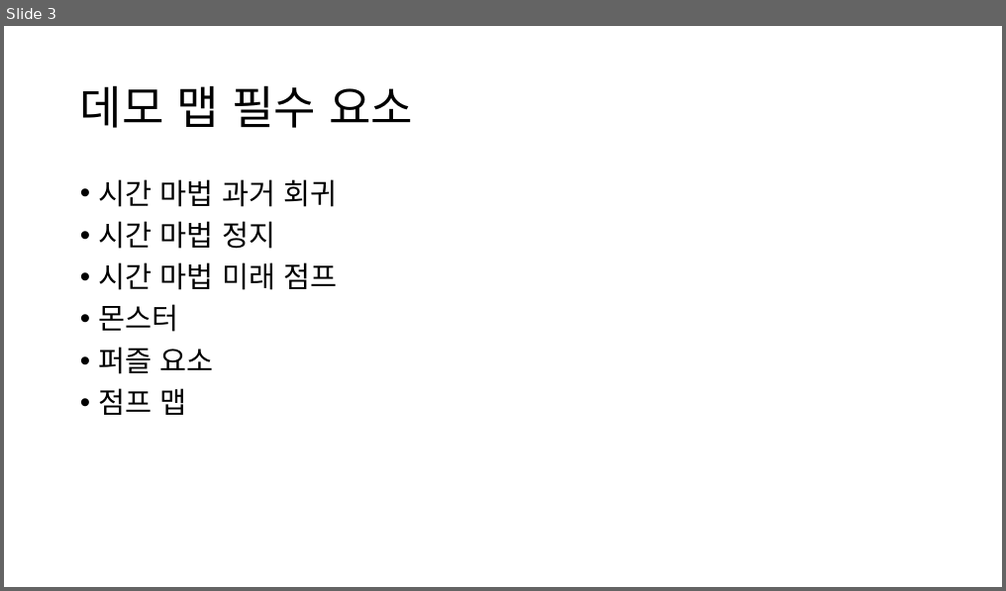
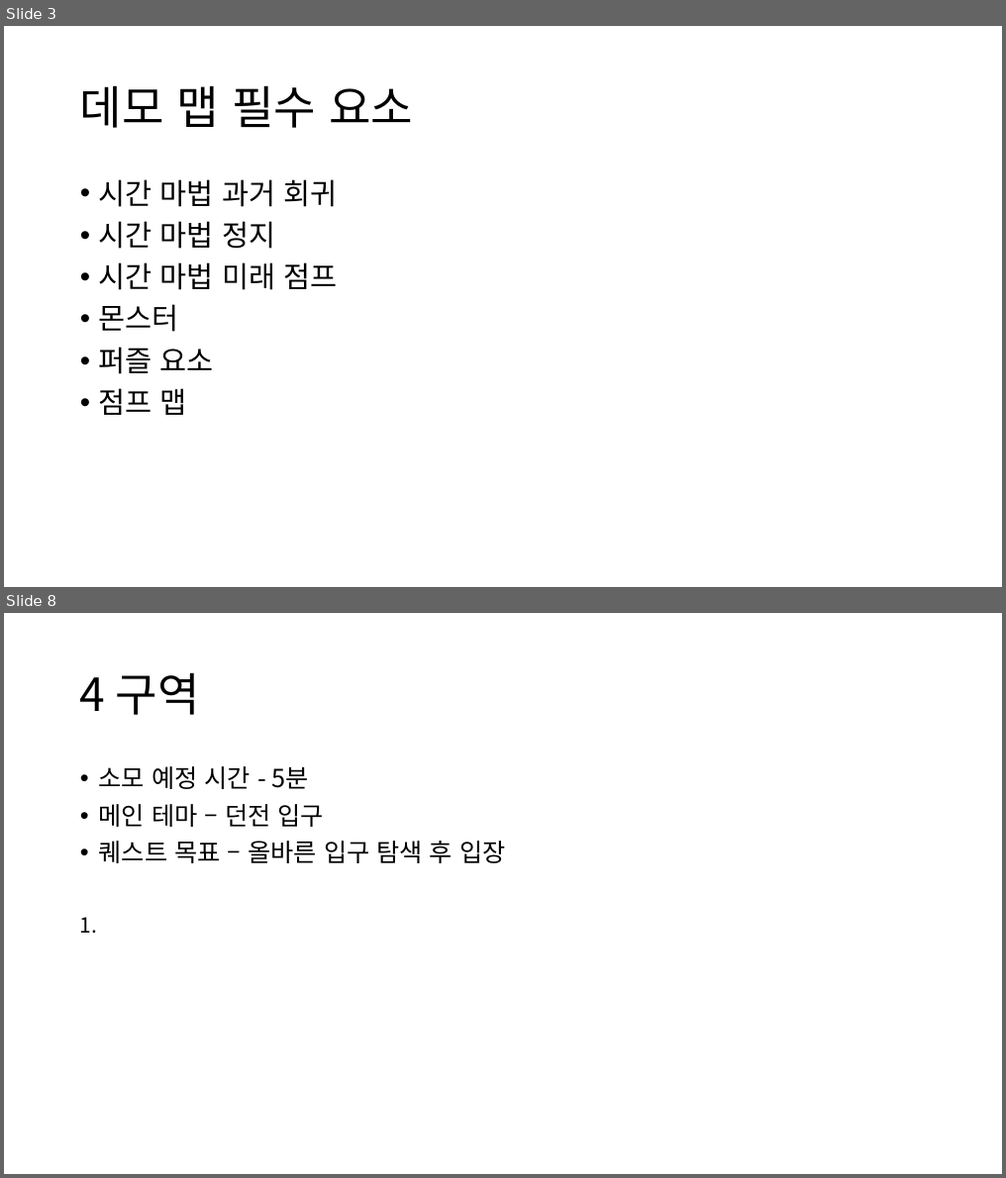
Before and after one commit to yimgunho/Witch_of_Time, a slide deck: 시간의 마녀_데모맵 기획.pptx. Shown one above the other, each under a label of ours: slide 3 before the commit, slides 3 and 8 after it; the slides between them are not shown. The pictures are 1006x591 and 1006x1178 pixels, drawn with LibreOffice and Linux fonts; fonts in the diff are those of the drawing. Boxes give left, top, right and bottom in pixels: in the first picture for what was removed or moved away, otherwise in the second. Text is boxed around its words. In the diff, an @@ line names an element or a change of style, - is before the commit and + after.

```diff
--- a/시간의 마녀_데모맵 기획.pptx
+++ b/시간의 마녀_데모맵 기획.pptx
@@ slide 8 added at (4,613,1002,1174), background #FFFFFF @@
@@ title added at (80,672,200,715), 44 pt, text #000000 @@
+4 구역
@@ text added at (80,766,505,933), 24 pt, text #000000 @@
+• 소모 예정 시간 - 5분
+• 메인 테마 – 던전 입구
+• 퀘스트 목표 – 올바른 입구 탐색 후 입장
+1.
```
Also in this commit, not shown: 2 slides changed, 3 other slides added, 6 other files.
